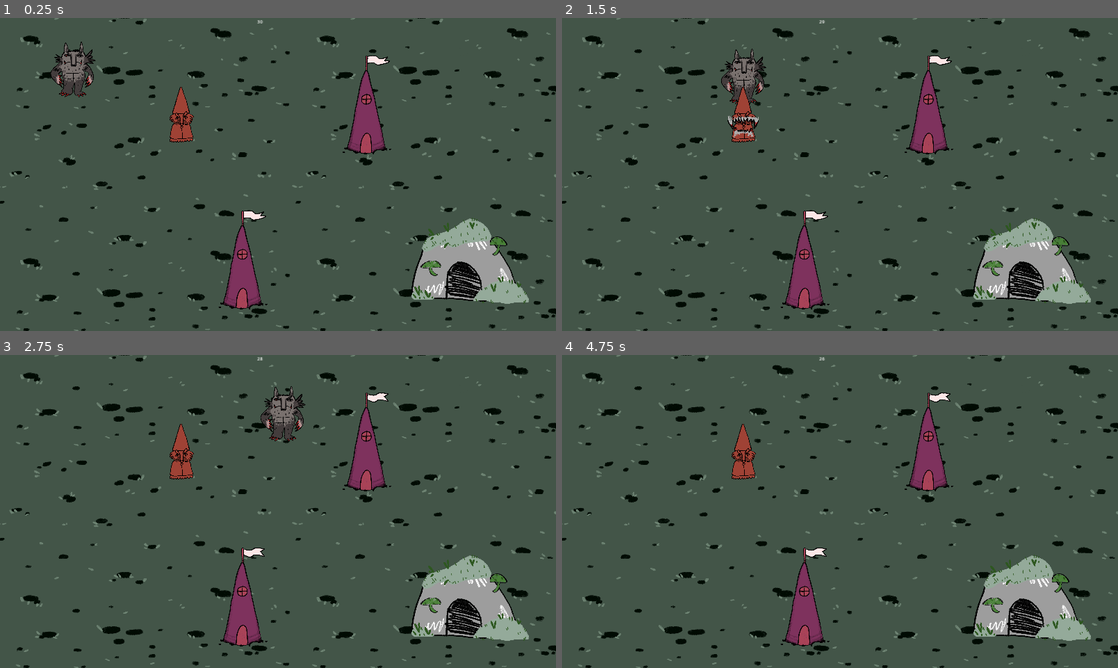
Above: before the commit, frames 1-4 (two rows, left to right).
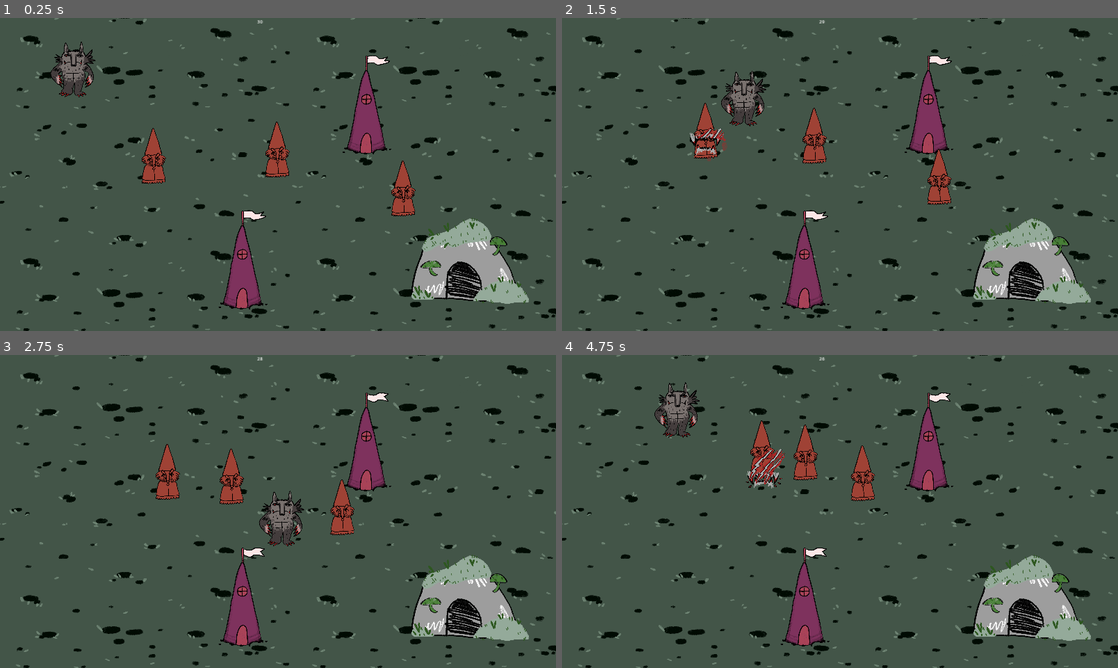
Above: after the commit, the same moments.

Repository: TheJP/GMTKGameJam2023
Game: Godot game, scene res://main.tscn
Two runs of this game, one before a commit and one after it. Both use one fixed random seed, a clock stepped at 60 frames per second and the inputs below.
Inputs (mouse positions are in pixels of both pictures, inside the frame that each line leads up to):
- Up to frame 1 (0.25 s): no input
- Up to frame 2 (1.5 s): move the mouse to (823, 24) at 0.52 s; press the mouse at (823, 24) at 0.53 s; hold D (move_right) 0.53-1.28 s; move the mouse to (728, 190) at 1.27 s; release the mouse at (728, 190) at 1.28 s; hold S (move_down) from 1.28 s (still down); click (728, 190) at 1.35 s
- Up to frame 3 (2.75 s): move the mouse to (333, 442) at 2.02 s; release S (move_down) at 2.03 s; press the mouse at (333, 442) at 2.03 s; hold D (move_right) from 2.03 s (still down)
- Up to frame 4 (4.75 s): move the mouse to (812, 574) at 2.77 s; release D (move_right) at 2.78 s; release the mouse at (812, 574) at 2.78 s; hold W (move_up) 2.78-3.53 s; click (812, 574) at 2.85 s; move the mouse to (1006, 558) at 3.52 s; press the mouse at (1006, 558) at 3.53 s; hold A (move_left) from 3.53 s (still down); move the mouse to (673, 464) at 4.27 s; release the mouse at (673, 464) at 4.28 s; click (673, 464) at 4.35 s

The runs differ from the first frame. In frame 1, 2.0% of the frame differs, in the area x 25-75%, y 22-64%; in frame 2, 3.0%; in frame 3, 3.4%, in the area x 28-64%, y 10-62%; in frame 4, 2.9%.

Commit message:
Add enemy movement

Diff:
--- a/GMTKGameJam2023/Enemy/enemy.gd
+++ b/GMTKGameJam2023/Enemy/enemy.gd
@@ -1,5 +1,17 @@
 extends CharacterBody2D
+
+@export var speed : int = 100
+@export var player : CharacterBody2D
+@onready var nav_agent = $NavigationAgent2D as NavigationAgent2D
+
+func _physics_process(delta: float):
+	move_and_slide()
 
 func _on_entity_health_changed(new_health):
 	if (new_health < 0):
 		$DeathBehaviour.on_death()
+
+
+func _on_direction_timer_timeout():
+	var dir =  global_position.direction_to(player.global_position)
+	velocity = dir * 100
--- a/GMTKGameJam2023/Enemy/enemy.tscn
+++ b/GMTKGameJam2023/Enemy/enemy.tscn
@@ -13,6 +13,8 @@
 [node name="Enemy" type="CharacterBody2D" groups=["enemy"]]
 collision_layer = 2
 collision_mask = 3
+motion_mode = 1
+wall_min_slide_angle = 0.0
 script = ExtResource("1_uefpo")
 
 [node name="Entity" parent="." instance=ExtResource("2_dj0ys")]
@@ -33,4 +35,9 @@
 script = ExtResource("5_ku71t")
 corpse_texture = ExtResource("3_63ahh")
 
+[node name="DirectionTimer" type="Timer" parent="."]
+wait_time = 0.5
+autostart = true
+
 [connection signal="health_changed" from="Entity" to="." method="_on_entity_health_changed"]
+[connection signal="timeout" from="DirectionTimer" to="." method="_on_direction_timer_timeout"]
--- a/GMTKGameJam2023/main.tscn
+++ b/GMTKGameJam2023/main.tscn
@@ -38,8 +38,17 @@
 
 [node name="Enemies" type="Node" parent="GameCanvasLayer"]
 
-[node name="Enemy" parent="GameCanvasLayer/Enemies" instance=ExtResource("2_lexij")]
-position = Vector2(627, 369)
+[node name="Enemy2" parent="GameCanvasLayer/Enemies" node_paths=PackedStringArray("player") instance=ExtResource("2_lexij")]
+position = Vector2(1393, 624)
+player = NodePath("../../Player")
+
+[node name="Enemy" parent="GameCanvasLayer/Enemies" node_paths=PackedStringArray("player") instance=ExtResource("2_lexij")]
+position = Vector2(958, 490)
+player = NodePath("../../Player")
+
+[node name="Enemy3" parent="GameCanvasLayer/Enemies" node_paths=PackedStringArray("player") instance=ExtResource("2_lexij")]
+position = Vector2(531, 512)
+player = NodePath("../../Player")
 
 [node name="Corpses" type="Node" parent="GameCanvasLayer"]
 
